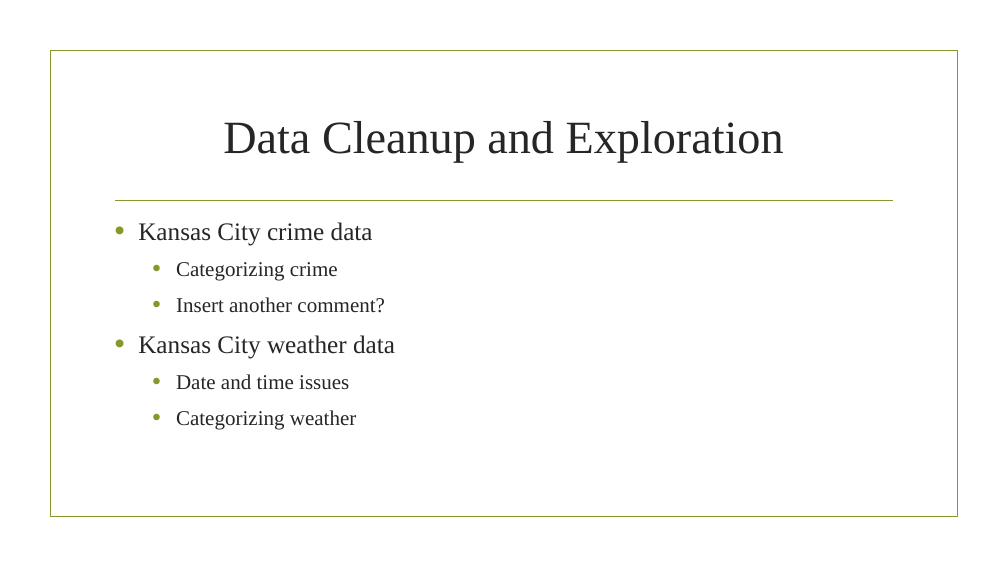
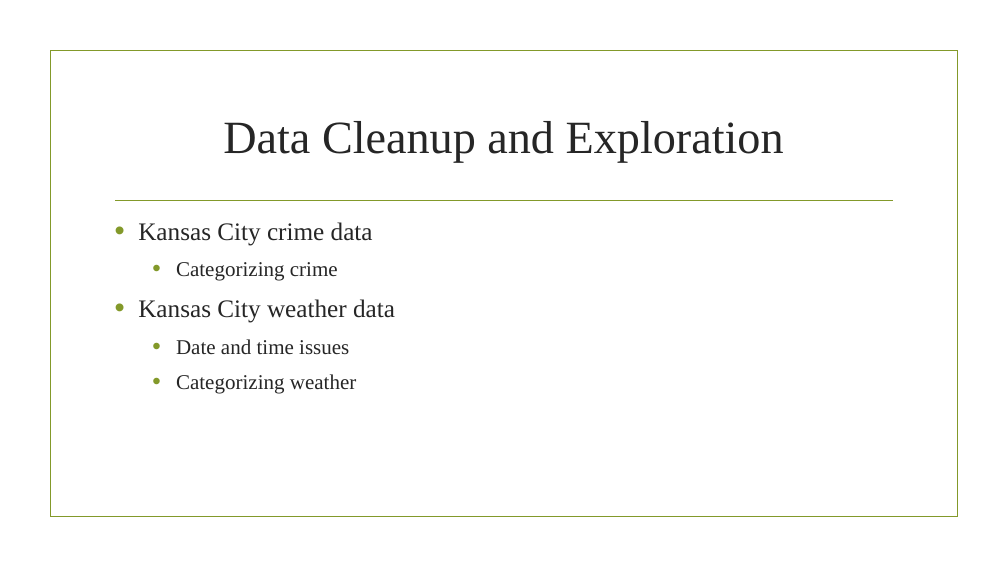
Before and after one commit to alfanoaj/Project-1, a slide deck: slide 5 of Crime vs. Weather.pptx. Drawn at 1008x567 pixels with LibreOffice and Linux fonts; fonts in the diff are those of the drawing; background and template pictures are left out. Boxes give left, top, right and bottom in pixels: in the first picture for what was removed or moved away, otherwise in the second. Text is boxed around its words. In the diff, an @@ line names an element or a change of style, - is before the commit and + after.

```diff
--- a/Crime vs. Weather.pptx
+++ b/Crime vs. Weather.pptx
@@ text at (176, 297, 385, 313): paragraph removed @@
-  • Insert another comment?
```
Also in this commit, not shown: 2 other slides changed, 1 slide added, 1 slide removed.
